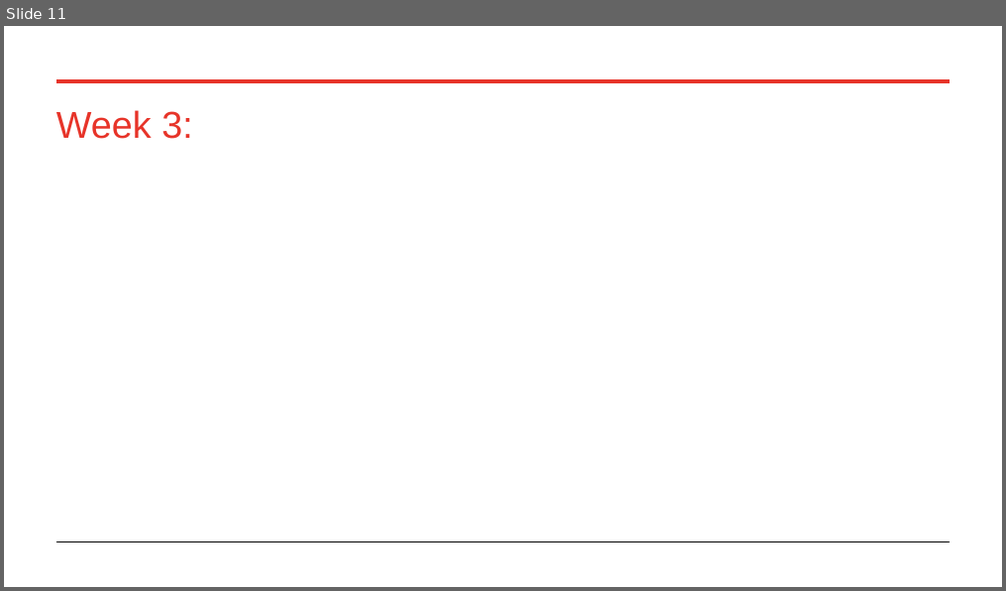
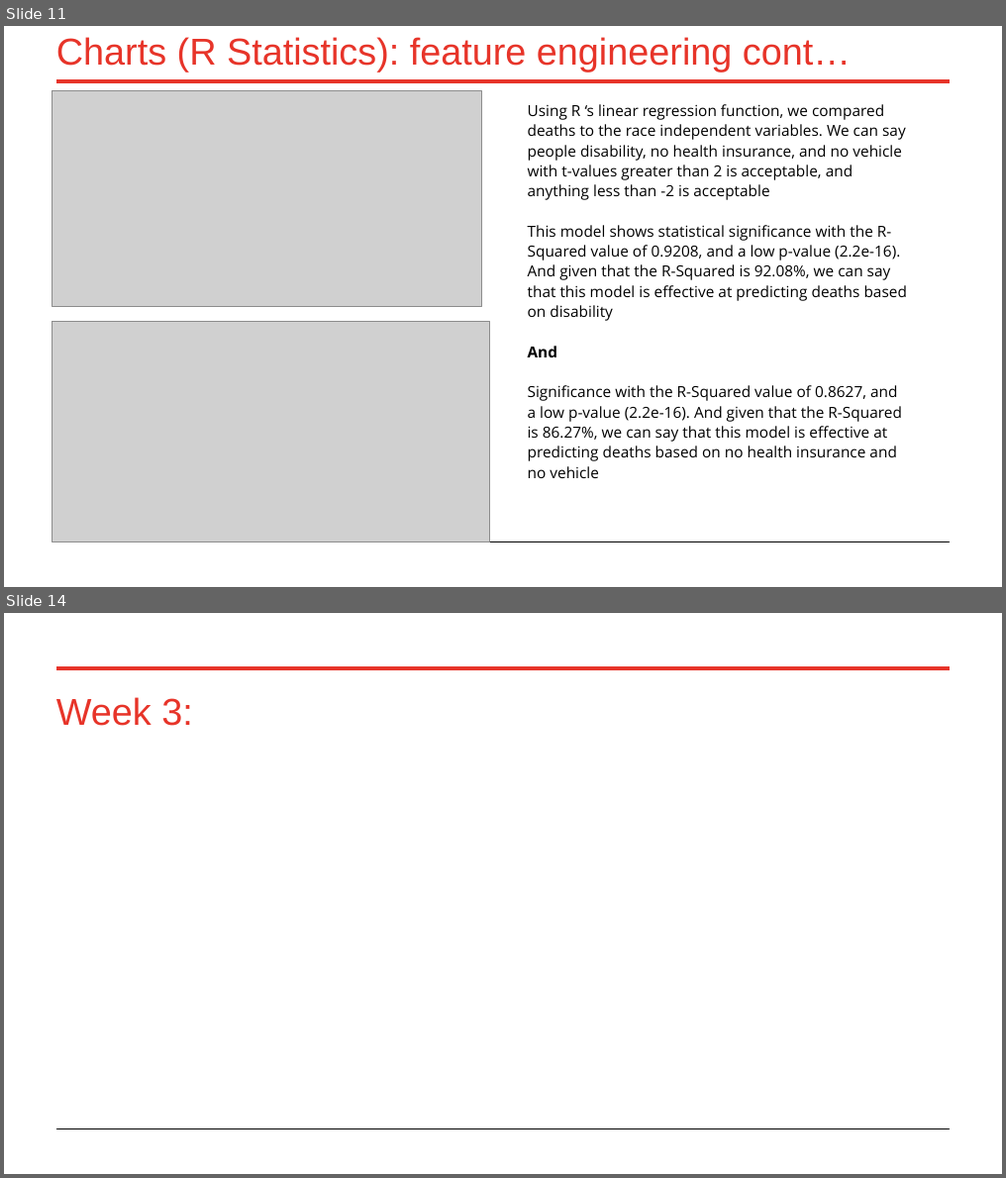
Before and after one commit to raksnotes/Final-Capstone-, a slide deck: FinalCapstonePP.pptx. Shown one above the other, each under a label of ours: slide 11 before the commit, slides 11 and 14 after it; the slides between them are not shown. The pictures are 1006x591 and 1006x1178 pixels, drawn with LibreOffice and Linux fonts; fonts in the diff are those of the drawing; grey boxes stand for pictures. Boxes give left, top, right and bottom in pixels: in the first picture for what was removed or moved away, otherwise in the second. Text is boxed around its words. In the diff, an @@ line names an element or a change of style, - is before the commit and + after.

Commit message:
Adding images from R statistics, updated powerpoint and R file

```diff
--- a/FinalCapstonePP.pptx
+++ b/FinalCapstonePP.pptx
@@ slide 11 added at (x1=4, y1=26, x2=1002, y2=587), background #FFFFFF; not listed: 2 template elements that a slide beside it also shows @@
@@ title added at (x1=56, y1=37, x2=850, y2=72), 27 pt, text #E73429 @@
+Charts (R Statistics): feature engineering cont…
@@ picture added at (x1=52, y1=91, x2=481, y2=306) @@
@@ text added at (x1=528, y1=104, x2=907, y2=478), 11 pt, text #000000 @@
+Using R ‘s linear regression function, we compared deaths to the race independent variables. We can say people disability, no health insurance, and no vehicle with t-values greater than 2 is acceptable, and anything less than -2 is acceptable
+This model shows statistical significance with the R-Squared value of 0.9208, and a low p-value (2.2e-16). And given that the R-Squared is 92.08%, we can say that this model is effective at predicting deaths based on disability
+And
+Significance with the R-Squared value of 0.8627, and a low p-value (2.2e-16). And given that the R-Squared is 86.27%, we can say that this model is effective at predicting deaths based on no health insurance and no vehicle
@@ picture added at (x1=52, y1=321, x2=489, y2=543) @@
@@ what was slide 11 is now slide 14 @@
```
Also in this commit, not shown: 8 slides changed, 4 other slides added, 2 slides removed, 9 other files.
